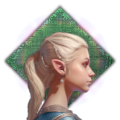
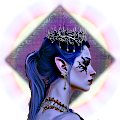
Layers edited between the first and the second 120×120 image:
added layer "dark elf 2 eyes" above "dark elf 1" over [left=24, top=22, right=103, bottom=120]
hid "elf.dds" over [left=22, top=30, right=96, bottom=120]
showed "flare_major" over [left=0, top=0, right=120, bottom=120]
hid "flare_minor" over [left=11, top=11, right=110, bottom=110]
showed "purple_background.png" over [left=3, top=2, right=117, bottom=118]
hid "_frame_physical_good.png" over [left=3, top=3, right=117, bottom=119]
